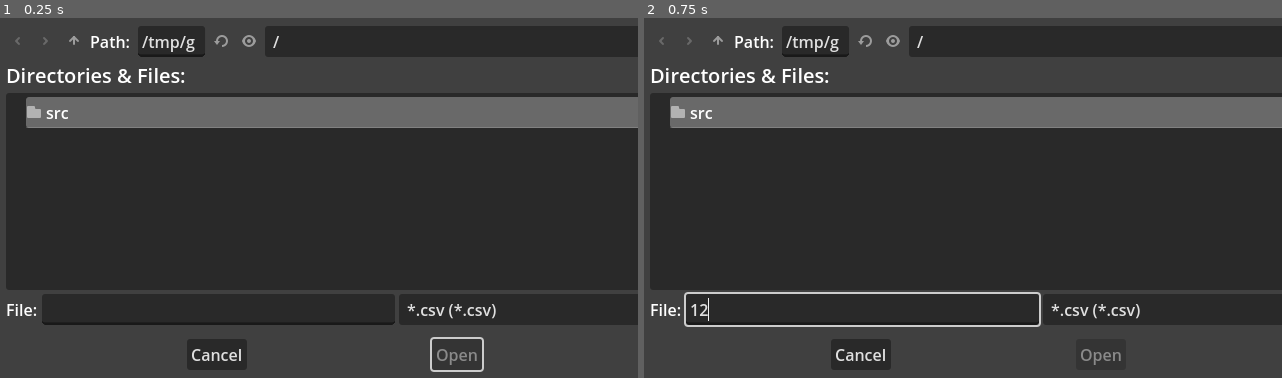
Above: before the commit, frames 1-2 (left to right).
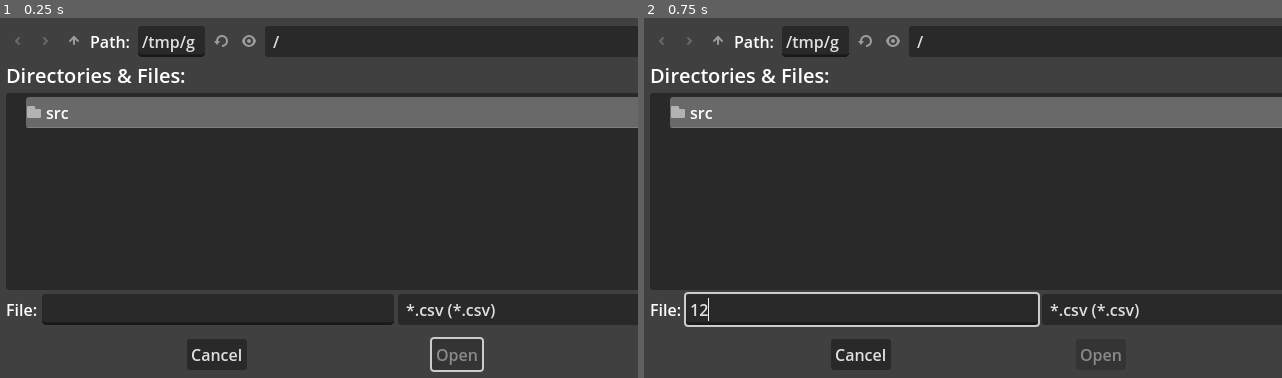
Above: after the commit, the same moments.

Repository: noi-techpark/sfscon-pdf-downloader
Game: Godot game, scene res://src/Main.tscn
The game is run twice, just before and just after one commit, with the same random seed, the same clock (stepped at 60 frames per second) and the same inputs.
Inputs (mouse positions are in pixels of both pictures, inside the frame that each line leads up to):
- Up to frame 1 (0.25 s): no input
- Up to frame 2 (0.75 s): click (860, 309) at 0.52 s; type "12" at 0.6 s

The runs differ from the first frame. In frame 1, 0.2% of the frame differs, in the area x 61-78%, y 79-86%; in frame 2, 0.2%, in the area x 61-78%, y 76-86%.

Commit message:
minor refactoring

Diff:
--- a/app/src/Main.gd
+++ b/app/src/Main.gd
@@ -3,6 +3,8 @@
 @onready var website_data_file_dialog:FileDialog = $WebsiteFileDialog
 @onready var progress_label:Label = $Progress/ProgressLabel
 @onready var progress_bar:ProgressBar = $Progress/ProgressBar
+@onready var http:HTTPRequest = $HTTPRequest
+
 
 # can't be csv, because Godot treats csv files as translations
 const MAPPING_FILE = "res://SFSCON-mapping.txt"
@@ -24,7 +26,6 @@
 
 # stores the csv combined data
 var data:Dictionary = {}
-
 var counter_done:int = 0
 var counter_all:int = 0
 
@@ -52,51 +53,39 @@
 
 func _on_website_file_dialog_file_selected(path) -> void:
 	# get directory of path for final pdf export location
-	var index:int = path.rfind("/")
-	var base_path:String = path.substr(0, index)
+	var base_path:String = path.substr(0, path.rfind("/"))
 	_prepare_dir(base_path , "/PDF")
 	pdf_path = base_path + "/PDF/"
 
 	var file:FileAccess = FileAccess.open(path, FileAccess.READ)
-	file.get
-	# skip first line
-	file.get_csv_line()
 	while not file.eof_reached():
 		var line:Array = file.get_csv_line()
-		if line.size() >= WEBSITE_PDF_LINK_INDEX:
+		if line.size() > 1:
 			var pdf_link:String = line[WEBSITE_PDF_LINK_INDEX]
 			var title:String = line[WEBSITE_TITLE_INDEX]
 			var id:String = line[WEBSITE_ID_INDEX]
 			if not data.has(id):
 				print("No match found for: ", title)
 			elif pdf_link.begins_with("https://www.sfscon.it/wp-content/uploads/"):
-				data[id]["pdf"] = pdf_link
+				data[id]["pdf_link"] = pdf_link
 				data[id]["name"] = line[WEBSITE_NAME_INDEX]
-				data[id]["time"] = line[WEBSITE_TIME_INDEX]
+				data[id]["time"] = line[WEBSITE_TIME_INDEX].substr(0,5)
 				counter_all += 1
-			else:
-				data[id]["pdf"] = "x"
 	progress_bar.max_value = counter_all
-
 	_download_pdfs()
 
 func _download_pdfs() -> void:
 	var counter = 0
-	for md5 in data.keys():
-		if data[md5].has("pdf") and data[md5]["pdf"].begins_with("https://www.sfscon.it/wp-content/uploads/"):
-			var talk = data[md5]
-			var link = data[md5]["pdf"]
-
-			var http:HTTPRequest = HTTPRequest.new()
-			add_child(http)
-			http.use_threads = true
-			http.request_completed.connect(_request_completed.bind(talk))
-			var error = http.request(link)
+	for id in data.keys():
+		if data[id].has("pdf_link") and data[id]["pdf_link"].begins_with("https://www.sfscon.it/wp-content/uploads/"):
+			http.request_completed.connect(_request_completed.bind(data[id]))
+			var error = http.request(data[id]["pdf_link"])
 			if error != OK:
 				print(error)
 			counter += 1
+			await http.request_completed
 		else:
-			print("No PDF found for: ", data[md5]["title"])
+			print("No PDF found for: ", data[id]["title"])
 
 func _request_completed(result, response_code, headers, body, talk:Dictionary) -> void:
 	if talk["track"].length() == 0:
--- a/app/src/Main.tscn
+++ b/app/src/Main.tscn
@@ -20,6 +20,7 @@
 unresizable = true
 borderless = true
 ok_button_text = "Open"
+dialog_close_on_escape = false
 mode_overrides_title = false
 file_mode = 0
 access = 2
@@ -49,4 +50,7 @@
 layout_mode = 2
 step = 1.0
 
+[node name="HTTPRequest" type="HTTPRequest" parent="."]
+use_threads = true
+
 [connection signal="file_selected" from="WebsiteFileDialog" to="." method="_on_website_file_dialog_file_selected"]
